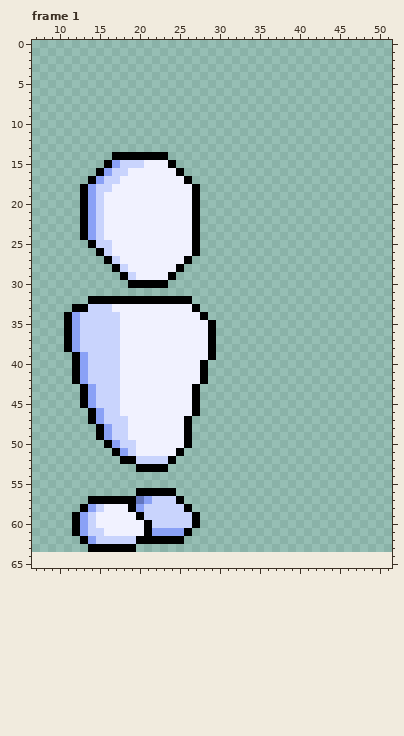
Two states of a pixel-art file, Sprites and animations/Pistol Animation.aseprite. The picture above was drawn from the file before the commit.
80x64 pixels, 157 frames. Colours within 5 levels of each other are drawn and written as one. Shown: frame 1: x 7..51, y 0..65. The old version is drawn lined up with the new one, on the new canvas. The commit also changed other frames, which this record leaves out.
Now the later version:
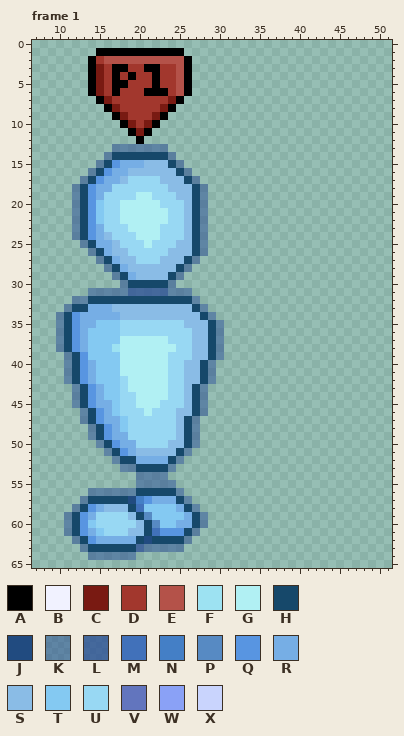
Palette (. is transparent): A #000000  B #f1f2ff  C #791a12  D #a2372d  E #b45249  F #9de2f2  G #b1f0f3  H #16486a  J #214b80  K #2b4e9582  L #2b4e95c2  M #4171ba  N #447fc6  P #578ac3  Q #5895e1  R #76aee5  S #8abce6  T #84c9f2  U #98d8f3  V #6275be  W #8aa1f6  X #c9d4fd
Changes in this commit:
canvas 80x64 -> 80x70
Changed rows in their new state; - is an unchanged pixel.
Frame 1:
first column x 10:
 1 -----AAAAAAAAAAA-----
 2 ----ADEEEEEEEEEEA----
 3 ----ACDAADDAADDEA----
 4 ----ACDADADDADDEA----
 5 ----ACDAADDDADDEA----
 6 ----ACDADDDAAADEA----
 7 -----ACDDDDDDDCA-----
 8 ------ACDDDDDCA------
 9 -------ACDDDCA-------
10 --------ACDCA--------
11 ---------ACA---------
12 ----------A----------
13 -------KKKKKKK-------
14 ------KHHHHHHHK------
15 -----KHQRRRSSSHK-----
16 ----KHQRRSSSSSSHK----
17 ---KHQRRSUUUUSSSHK---
18 --KHQRRUUUUUUUSSSHK--
19 --KHQRUUUUGGUUUSSHK--
20 --KHQTUUGGGGGUUUSHK--
21 --KHQTUUGGGGGGUUSHK--
22 --KHQTUUGGGGGGUUSHK--
23 --KHQRUUUGGGGUUUSHK--
24 --KHQRSUUUGGGUUUSHK--
25 ---KHRRSUUUGUUUSSHK--
26 ----KHRSSUUUUUSSSHK--
27 -----KHRSSUUUSSSHK---
28 ------KHRSSSSSSHK----
29 -------KHRSSSSHK-----
30 --------KHHHHHK------
31 ----KKKKKLLLLLKKK----
32 --KKHHHHHHHHHHHHHK---
33 -KHHRRRSSSSSSSSSSHK--
34 KHQRRRRRSSSSSSSSSSHK-
35 KHQRRTTTUUUUUUUUSSSHK
36 KHQRTTTTUUUUUUUUUSSHK
37 KHQRTTTTGGGGGGUUUSSHK
38 KHQRTTTFGGGGGGGUUSSHK
39 -KHQTTTTGGGGGGUUUSSHK
40 -KHQRTTTGGGGGGUUSSHK-
41 -KHQRTTTGGGGGGUUSSHK-
42 -KHQRTTTUGGGGGUUSSHK-
43 --KHQRTTUGGGGGUUSHK--
44 --KHQRTTUUGGGGUUSHK--
45 --KHQRRTUUGGGUUUSHK--
46 ---KHQRTUUUGUUUSSHK--
47 ---KHQRRTUUUUUUSHK---
48 ----KHQRTUUUUUUSHK---
49 ----KHQRRUUUUUUSHK---
50 -----KHQRRUUUUSSHK---
51 ------KHQRSSSSSHK----
52 -------KHHRRRRHK-----
53 --------KKHHHHK------
54 ----------KKKK-------
55 ----------KKKKK------
56 ----KKKKKKHHHHHK-----
57 ---KHHHHHJNQRRRHK----
58 --KHQRSSSHMTTTTRHK---
59 -KHQRUUUUSHPTTTTRHK--
60 -KHQTUUUUUSHPTTRRHK--
61 -KHQRTUUUSSHMQQQHK---
62 --KHQRRRRRHJHHHHK----
63 ---KHHHHHHLKKKKK-----
64 ----KKKKKK-----------
Boxes around the changes in both pictures, in picture pixels (x1, y1, x2, y2):
changed: (56, 48, 224, 560)
